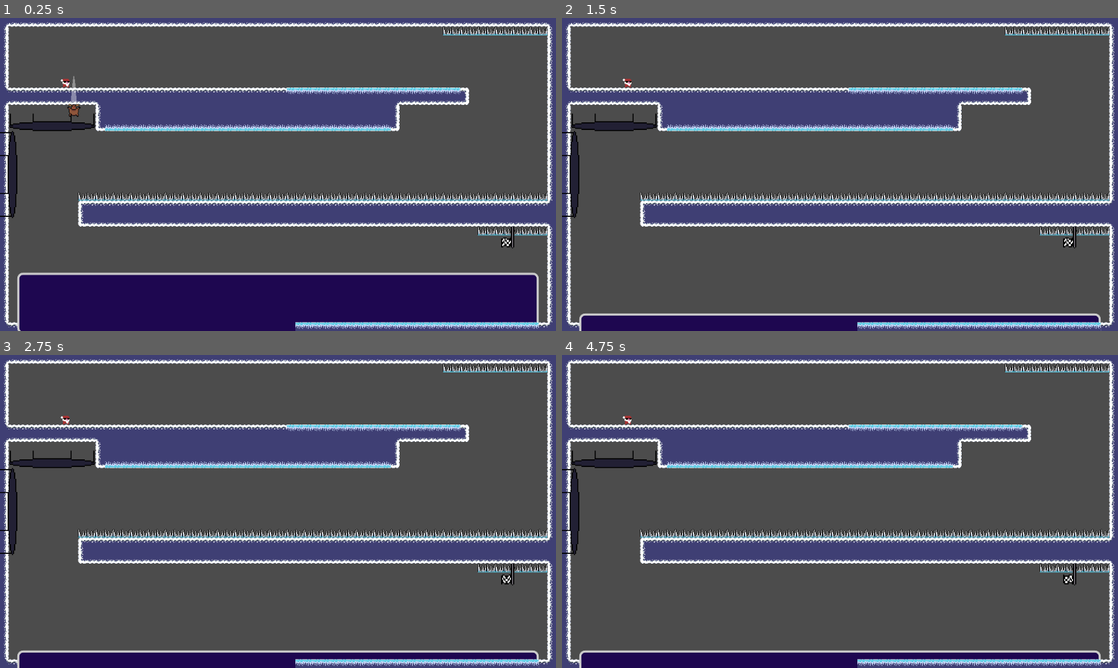
Above: before the commit, frames 1-4 (two rows, left to right).
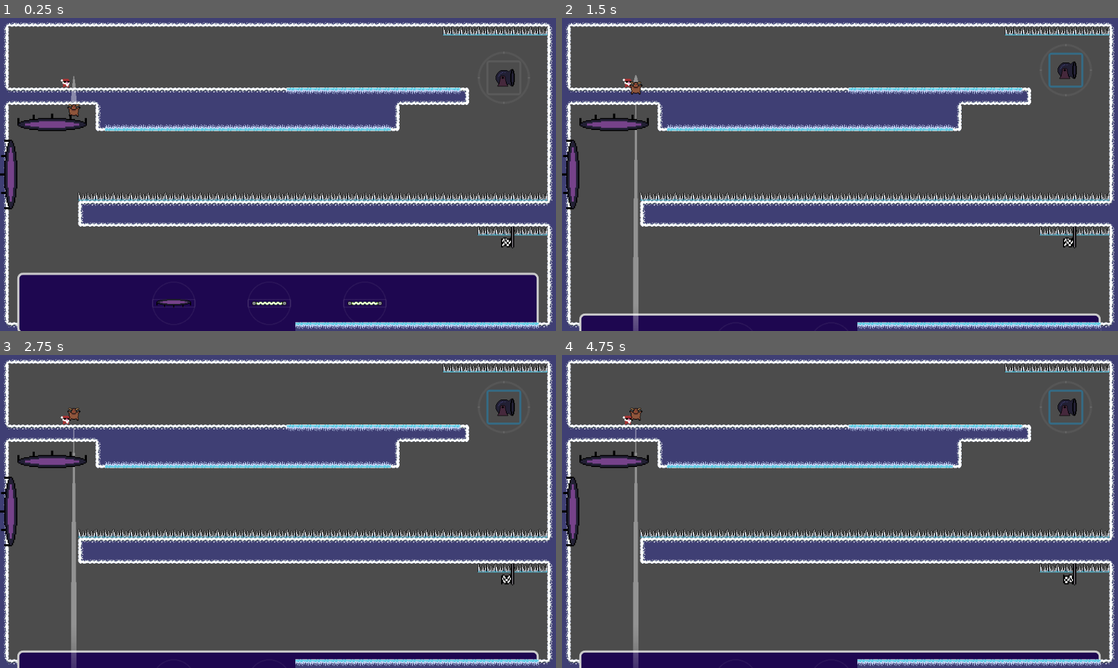
Above: after the commit, the same moments.

Repository: milanvarady/Bouncy-Deer
Game: Godot game, scene res://Levels/Level10.tscn
Two runs of this game, one before a commit and one after it. Both use one fixed random seed, a clock stepped at 60 frames per second and the inputs below. This scene is started directly instead of the project's main scene. The engine's default icon, where the game draws it, is replaced by a stand-in: a white triangle on a blue panel in a dark square.
Inputs (mouse positions are in pixels of both pictures, inside the frame that each line leads up to):
- Up to frame 1 (0.25 s): no input
- Up to frame 2 (1.5 s): click (1067, 77) at 0.52 s; click (1067, 71) at 1.27 s
- Up to frame 3 (2.75 s): click (505, 408) at 2.02 s
- Up to frame 4 (4.75 s): click (1067, 408) at 2.77 s; click (1067, 408) at 3.52 s; click (1067, 408) at 4.27 s

The runs differ from the first frame. In frame 1, 1.3% of the frame differs, in the area x 0-96%, y 10-93%; in frame 2, 1.7%; in frame 3, 1.8%, in the area x 0-96%, y 8-100%; in frame 4, 1.8%.

Commit message:
Object dock starter thing

Diff:
--- a/Base Level/BaseLevel.tscn
+++ b/Base Level/BaseLevel.tscn
@@ -45,7 +45,7 @@
 "times": PoolRealArray( 0 ),
 "transitions": PoolRealArray( 1 ),
 "update": 0,
-"values": [ Vector2( 32, 496 ) ]
+"values": [ Vector2( 32, 0 ) ]
 }
 
 [sub_resource type="Animation" id=1]
@@ -168,15 +168,15 @@
 __meta__ = {
 "_edit_use_anchors_": false
 }
+objects_path = NodePath("../../Objects")
 
 [node name="Dock" type="Panel" parent="Base/ObjectDock"]
 anchor_top = 1.0
 anchor_right = 1.0
 anchor_bottom = 1.0
 margin_left = 32.0
-margin_top = 496.0
-margin_right = 3040.0
-margin_bottom = 608.0
+margin_right = 5088.0
+margin_bottom = 112.0
 mouse_filter = 2
 theme = ExtResource( 3 )
 __meta__ = {
--- a/Base Level/ObjectDock.gd
+++ b/Base Level/ObjectDock.gd
@@ -4,8 +4,7 @@
 
 var objects_on_dock: Array = []
 var mouse_inside := false
-var initial_collect := 5
-var area_just_added := false
+var initial_collect := 0
 
 
 func _ready() -> void:
@@ -15,6 +14,14 @@
 	# This is because of a bug
 	$Dock.rect_size = Vector2(960, 112)
 	$Dock/DockAnimation.play_backwards("Open")
+
+	for object in $Dock.get_children():
+		if object.is_in_group("Objects"):
+			add_object(object)
+			object.position.y = $Dock.rect_size.y / 2
+
+	if objects_on_dock.size() == 0:
+		queue_free()
 
 
 func _process(delta: float) -> void:
@@ -36,14 +43,19 @@
 func _on_DragArea_area_entered(area: Area2D) -> void:
 	if area.is_in_group("Objects") and not objects_on_dock.has(area):
 		if (area.drag or initial_collect > 0) and not objects_on_dock.has(area):
-			area.get_node("Body").scale = Vector2(0.5, 0.5)
+			add_object(area)
 
-			area.get_parent().remove_child(area)
-			$Dock.call_deferred("add_child", area)
 
-			area_just_added = true
+func add_object(area) -> void:
+	var before_pos = area.global_position
 
-			objects_on_dock.append(area)
+	area.get_node("Body").scale = Vector2(0.5, 0.5)
+
+	area.get_parent().remove_child(area)
+	$Dock.call_deferred("add_child", area)
+#	area.set_deferred("global_position", before_pos)
+
+	objects_on_dock.append(area)
 
 
 func _on_ObjectDock_mouse_entered() -> void:
--- a/Deer/Deer.gd
+++ b/Deer/Deer.gd
@@ -37,3 +37,7 @@
 
 func _on_StopPatience_timeout() -> void:
 	stop()
+
+
+func _on_VisibilityNotifier2D_screen_exited() -> void:
+	stop()
--- a/Deer/Deer.tscn
+++ b/Deer/Deer.tscn
@@ -40,4 +40,7 @@
 [node name="StopPatience" type="Timer" parent="."]
 wait_time = 0.2
 
+[node name="VisibilityNotifier2D" type="VisibilityNotifier2D" parent="."]
+
 [connection signal="timeout" from="StopPatience" to="." method="_on_StopPatience_timeout"]
+[connection signal="screen_exited" from="VisibilityNotifier2D" to="." method="_on_VisibilityNotifier2D_screen_exited"]
--- a/DeerLauncher/DeerLauncher.gd
+++ b/DeerLauncher/DeerLauncher.gd
@@ -137,7 +137,7 @@
 	deer.position = $DeerPos.position
 	deer.connect("stopped", self, "_on_Deer_stopped")
 
-	add_child(deer)
+	call_deferred("add_child", deer)
 
 	$StuckPopup.hide()
 	$Timeout.stop()
--- a/Levels/Level10.tscn
+++ b/Levels/Level10.tscn
@@ -12,7 +12,16 @@
 tile_data = PoolIntArray( -131075, 0, 0, -131074, 0, 1, -131073, 0, 1, -196608, 0, 1, -196607, 0, 1, -196606, 0, 1, -19 …(22412 unchanged characters)…
 
 [node name="Dock" parent="Base/ObjectDock" index="0"]
-margin_right = 3040.0
+margin_right = 10208.0
+
+[node name="BouncePad2" parent="Base/ObjectDock/Dock" index="2" instance=ExtResource( 2 )]
+position = Vector2( 288, -446 )
+
+[node name="GravitySwitcher" parent="Base/ObjectDock/Dock" index="3" instance=ExtResource( 3 )]
+position = Vector2( 464, -446 )
+
+[node name="GravitySwitcher2" parent="Base/ObjectDock/Dock" index="4" instance=ExtResource( 3 )]
+position = Vector2( 640, -442 )
 
 [node name="Goal" parent="Base" index="2"]
 position = Vector2( 944, 384 )
@@ -58,14 +67,7 @@
 movable = false
 rotatable = false
 
-[node name="BouncePad2" parent="Objects" index="5" instance=ExtResource( 2 )]
-position = Vector2( 320, 514 )
+[node name="Cannon" parent="Objects" index="5" instance=ExtResource( 5 )]
+position = Vector2( 928, 110 )
 
-[node name="GravitySwitcher" parent="Objects" index="6" instance=ExtResource( 3 )]
-position = Vector2( 496, 514 )
-
-[node name="GravitySwitcher2" parent="Objects" index="7" instance=ExtResource( 3 )]
-position = Vector2( 672, 518 )
-
-[node name="Cannon" parent="Objects" index="8" instance=ExtResource( 5 )]
-position = Vector2( 864, 514 )
+[connection signal="area_exited" from="Base/ObjectDock/Dock/DragArea" to="Base/ObjectDock" method="_on_DragArea_area_exited"]
--- a/Levels/Level2.tscn
+++ b/Levels/Level2.tscn
@@ -12,7 +12,9 @@
 objects_path = NodePath("../../Objects")
 
 [node name="Dock" parent="Base/ObjectDock" index="0"]
-margin_right = 9184.0
+margin_top = 496.0
+margin_right = 10208.0
+margin_bottom = 608.0
 
 [node name="Goal" parent="Base" index="2"]
 position = Vector2( 288, 256 )
@@ -26,4 +28,10 @@
 movable = false
 rotatable = false
 
+[node name="Panel" parent="UI/EndScreen" index="0"]
+margin_left = 352.0
+margin_top = 64.0
+margin_right = 704.0
+margin_bottom = 512.0
+
 [connection signal="area_exited" from="Base/ObjectDock/Dock/DragArea" to="Base/ObjectDock" method="_on_DragArea_area_exited"]
--- a/Objects/Bounce Pad/Bounce.gd
+++ b/Objects/Bounce Pad/Bounce.gd
@@ -2,9 +2,19 @@
 
 export var force := 1200
 
+
+func _ready() -> void:
+	$AnimatedSprite.frame = 0
+
+
 func _on_BounceArea_body_entered(body: Node) -> void:
 	if body.is_in_group("Deer"):
 		body.apply_central_impulse(Vector2(0, force).rotated(global_rotation))
-		print(Vector2(0, force).rotated(global_rotation))
+#		print(Vector2(0, force).rotated(global_rotation))
+		$AnimatedSprite.play("Bounce")
+		$BounceSound.play()
 
-	pass
+
+func _on_AnimatedSprite_animation_finished() -> void:
+	$AnimatedSprite.stop()
+	$AnimatedSprite.frame = 0
--- a/Objects/Bounce Pad/BouncePad.tscn
+++ b/Objects/Bounce Pad/BouncePad.tscn
@@ -1,8 +1,13 @@
-[gd_scene load_steps=8 format=2]
+[gd_scene load_steps=14 format=2]
 
-[ext_resource path="res://Objects/Bounce Pad/bounce_pad.png" type="Texture" id=1]
+[ext_resource path="res://Objects/Bounce Pad/Animation/bounce_pad_1.png" type="Texture" id=1]
 [ext_resource path="res://Objects/Movable Object/MovableObject.tscn" type="PackedScene" id=2]
 [ext_resource path="res://Objects/Bounce Pad/Bounce.gd" type="Script" id=3]
+[ext_resource path="res://Objects/Bounce Pad/Animation/bounce_pad_4.png" type="Texture" id=4]
+[ext_resource path="res://Objects/Bounce Pad/Animation/bounce_pad_5.png" type="Texture" id=5]
+[ext_resource path="res://Objects/Bounce Pad/Animation/bounce_pad_3.png" type="Texture" id=6]
+[ext_resource path="res://Objects/Bounce Pad/Animation/bounce_pad_2.png" type="Texture" id=7]
+[ext_resource path="res://Objects/Bounce Pad/bounce.wav" type="AudioStream" id=8]
 
 [sub_resource type="PhysicsMaterial" id=3]
 friction = 0.0
@@ -14,17 +19,21 @@
 [sub_resource type="RectangleShape2D" id=4]
 extents = Vector2( 80, 8 )
 
+[sub_resource type="SpriteFrames" id=5]
+animations = [ {
+"frames": [ ExtResource( 1 ), ExtResource( 7 ), ExtResource( 6 ), ExtResource( 4 ), ExtResource( 5 ) ],
+"loop": false,
+"name": "Bounce",
+"speed": 15.0
+} ]
+
 [sub_resource type="RectangleShape2D" id=2]
 extents = Vector2( 80, 12 )
 
 [node name="BouncePad" instance=ExtResource( 2 )]
 input_pickable = false
 
-[node name="Sprite" type="Sprite" parent="Body" index="0"]
-scale = Vector2( 2, 2 )
-texture = ExtResource( 1 )
-
-[node name="TopSide" type="StaticBody2D" parent="Body" index="1"]
+[node name="TopSide" type="StaticBody2D" parent="Body" index="0"]
 physics_material_override = SubResource( 3 )
 script = ExtResource( 3 )
 
@@ -38,10 +47,20 @@
 position = Vector2( 0, -16 )
 shape = SubResource( 4 )
 
-[node name="StaticBody2D" type="StaticBody2D" parent="Body" index="2"]
+[node name="AnimatedSprite" type="AnimatedSprite" parent="Body/TopSide" index="2"]
+scale = Vector2( 2, 2 )
+frames = SubResource( 5 )
+animation = "Bounce"
+frame = 4
+
+[node name="BounceSound" type="AudioStreamPlayer" parent="Body/TopSide" index="3"]
+stream = ExtResource( 8 )
+
+[node name="StaticBody2D" type="StaticBody2D" parent="Body" index="1"]
 
 [node name="CollisionShape2D" type="CollisionShape2D" parent="Body/StaticBody2D" index="0"]
 position = Vector2( 0, 4 )
 shape = SubResource( 2 )
 
 [connection signal="body_entered" from="Body/TopSide/BounceArea" to="Body/TopSide" method="_on_BounceArea_body_entered"]
+[connection signal="animation_finished" from="Body/TopSide/AnimatedSprite" to="Body/TopSide" method="_on_AnimatedSprite_animation_finished"]
--- a/Objects/Cannon/Barrel.gd
+++ b/Objects/Cannon/Barrel.gd
@@ -8,16 +8,22 @@
 
 
 func _on_Barrel_body_entered(body: Node) -> void:
-	if body.is_in_group("Deer"):
+	if body.is_in_group("Deer") and not $ShootAnimation.is_playing():
 		body.sleeping = true
-		body.hide()
+		body.global_position = global_position
+#		body.hide()
+		body.set_physics_process(false)
+
 		deer = body
-		shoot()
+
+		$ShootAnimation.play("Shoot")
 
 
 func shoot() -> void:
 	if deer != null:
-		deer.show()
-		deer.apply_central_impulse(Vector2(0, -force).rotated(global_rotation))
-		print(Vector2(0, -force).rotated(global_rotation))
+#		deer.show()
+		deer.set_physics_process(true)
+		deer.global_position = global_position
+		deer.apply_central_impulse(Vector2(force, 0).rotated(global_rotation))
+#		print(Vector2(force, 0).rotated(global_rotation))
 		deer = null
--- a/Objects/Cannon/Cannon.tscn
+++ b/Objects/Cannon/Cannon.tscn
@@ -1,12 +1,97 @@
-[gd_scene load_steps=4 format=2]
+[gd_scene load_steps=11 format=2]
 
 [ext_resource path="res://Objects/Movable Object/MovableObject.tscn" type="PackedScene" id=1]
 [ext_resource path="res://Objects/Cannon/Barrel.gd" type="Script" id=2]
+[ext_resource path="res://Objects/Cannon/cannon_base.png" type="Texture" id=3]
+[ext_resource path="res://Objects/Cannon/cannon_barrel.png" type="Texture" id=4]
+[ext_resource path="res://Objects/Cannon/cannon_shot.wav" type="AudioStream" id=5]
+[ext_resource path="res://Objects/Cannon/cannon_load.wav" type="AudioStream" id=6]
+
+[sub_resource type="RectangleShape2D" id=4]
+extents = Vector2( 32, 32 )
 
 [sub_resource type="RectangleShape2D" id=1]
 extents = Vector2( 32, 32 )
 
+[sub_resource type="Animation" id=2]
+length = 0.01
+tracks/0/type = "value"
+tracks/0/path = NodePath("CannonBarrel:scale")
+tracks/0/interp = 1
+tracks/0/loop_wrap = true
+tracks/0/imported = false
+tracks/0/enabled = true
+tracks/0/keys = {
+"times": PoolRealArray( 0 ),
+"transitions": PoolRealArray( 1 ),
+"update": 0,
+"values": [ Vector2( 1, 1 ) ]
+}
+
+[sub_resource type="Animation" id=3]
+resource_name = "Shoot"
+length = 3.0
+tracks/0/type = "value"
+tracks/0/path = NodePath("CannonBarrel:scale")
+tracks/0/interp = 1
+tracks/0/loop_wrap = true
+tracks/0/imported = false
+tracks/0/enabled = true
+tracks/0/keys = {
+"times": PoolRealArray( 0, 0.3, 0.6, 1.3, 1.8 ),
+"transitions": PoolRealArray( 0.287175, 3.4822, 4.00001, 0.307786, 1 ),
+"update": 0,
+"values": [ Vector2( 1, 1 ), Vector2( 0.8, 1.2 ), Vector2( 1, 1 ), Vector2( 1.5, 0.6 ), Vector2( 1, 1 ) ]
+}
+tracks/1/type = "audio"
+tracks/1/path = NodePath("CannonShot")
+tracks/1/interp = 1
+tracks/1/loop_wrap = true
+tracks/1/imported = false
+tracks/1/enabled = true
+tracks/1/keys = {
+"clips": [ {
+"end_offset": 0.0,
+"start_offset": 0.0,
+"stream": ExtResource( 6 )
+}, {
+"end_offset": 0.0,
+"start_offset": 0.0,
+"stream": ExtResource( 5 )
+} ],
+"times": PoolRealArray( 0, 1.2 )
+}
+tracks/2/type = "method"
+tracks/2/path = NodePath(".")
+tracks/2/interp = 1
+tracks/2/loop_wrap = true
+tracks/2/imported = false
+tracks/2/enabled = true
+tracks/2/keys = {
+"times": PoolRealArray( 1.3 ),
+"transitions": PoolRealArray( 1 ),
+"values": [ {
+"args": [  ],
+"method": "shoot"
+} ]
+}
+
 [node name="Cannon" instance=ExtResource( 1 )]
+
+[node name="ObjectShape" parent="." index="0"]
+shape = SubResource( 4 )
+
+[node name="RotateButton" parent="Body/Handles" index="0"]
+margin_left = 32.0
+margin_top = 32.0
+margin_right = -32.0
+margin_bottom = -32.0
+
+[node name="MoveButton" parent="Body/Handles" index="1"]
+margin_left = 48.0
+margin_top = -16.0
+margin_right = -48.0
+margin_bottom = 16.0
 
 [node name="Barrel" type="Area2D" parent="Body" index="1"]
 script = ExtResource( 2 )
@@ -14,4 +99,17 @@
 [node name="CollisionShape2D" type="CollisionShape2D" parent="Body/Barrel" index="0"]
 shape = SubResource( 1 )
 
+[node name="CannonBarrel" type="Sprite" parent="Body/Barrel" index="1"]
+texture = ExtResource( 4 )
+
+[node name="ShootAnimation" type="AnimationPlayer" parent="Body/Barrel" index="2"]
+anims/RESET = SubResource( 2 )
+anims/Shoot = SubResource( 3 )
+
+[node name="CannonShot" type="AudioStreamPlayer" parent="Body/Barrel" index="3"]
+stream = ExtResource( 5 )
+
+[node name="CannonBase" type="Sprite" parent="." index="4"]
+texture = ExtResource( 3 )
+
 [connection signal="body_entered" from="Body/Barrel" to="Body/Barrel" method="_on_Barrel_body_entered"]
--- a/Objects/Fan/Fan.tscn
+++ b/Objects/Fan/Fan.tscn
@@ -1,12 +1,53 @@
-[gd_scene load_steps=4 format=2]
+[gd_scene load_steps=18 format=2]
 
 [ext_resource path="res://Objects/Fan/Fan.gd" type="Script" id=1]
 [ext_resource path="res://Objects/Movable Object/MovableObject.tscn" type="PackedScene" id=2]
+[ext_resource path="res://Objects/Fan/Animation/fan_6.png" type="Texture" id=3]
+[ext_resource path="res://Objects/Fan/Animation/fan_7.png" type="Texture" id=4]
+[ext_resource path="res://Objects/Fan/Animation/fan_9.png" type="Texture" id=5]
+[ext_resource path="res://Objects/Fan/Animation/fan_10.png" type="Texture" id=6]
+[ext_resource path="res://Objects/Fan/Animation/fan_1.png" type="Texture" id=7]
+[ext_resource path="res://Objects/Fan/Animation/fan_2.png" type="Texture" id=8]
+[ext_resource path="res://Objects/Fan/Animation/fan_3.png" type="Texture" id=9]
+[ext_resource path="res://Objects/Fan/Animation/fan_4.png" type="Texture" id=10]
+[ext_resource path="res://Objects/Fan/Animation/fan_8.png" type="Texture" id=11]
+[ext_resource path="res://Objects/Fan/Animation/fan_5.png" type="Texture" id=12]
+
+[sub_resource type="RectangleShape2D" id=2]
+extents = Vector2( 48, 16 )
 
 [sub_resource type="RectangleShape2D" id=1]
 extents = Vector2( 32, 128 )
 
+[sub_resource type="SpriteFrames" id=3]
+animations = [ {
+"frames": [ ExtResource( 7 ), ExtResource( 8 ), ExtResource( 9 ), ExtResource( 10 ), ExtResource( 12 ), ExtResource( 3 ), ExtResource( 4 ), ExtResource( 11 ), ExtResource( 5 ), ExtResource( 6 ) ],
+"loop": true,
+"name": "Spin",
+"speed": 40.0
+} ]
+
+[sub_resource type="Curve" id=4]
+_data = [ Vector2( 0, 1 ), 0.0, 0.0, 0, 0, Vector2( 1, 0.698198 ), 0.0, 0.0, 0, 0 ]
+
+[sub_resource type="Gradient" id=5]
+offsets = PoolRealArray( 0, 0.19837, 0.817935, 1 )
+colors = PoolColorArray( 0.152941, 0.152941, 0.152941, 0, 1, 1, 1, 1, 1, 1, 1, 1, 1, 1, 1, 0 )
+
 [node name="Fan" instance=ExtResource( 2 )]
+
+[node name="ObjectShape" parent="." index="0"]
+shape = SubResource( 2 )
+
+[node name="RotateButton" parent="Body/Handles" index="0"]
+margin_left = 32.0
+margin_top = 32.0
+margin_right = -32.0
+margin_bottom = -32.0
+
+[node name="MoveButton" parent="Body/Handles" index="1"]
+margin_left = 32.0
+margin_right = -32.0
 
 [node name="Area2D" type="Area2D" parent="Body" index="1"]
 monitorable = false
@@ -16,5 +57,22 @@
 position = Vector2( 0, -128 )
 shape = SubResource( 1 )
 
+[node name="AnimatedSprite" type="AnimatedSprite" parent="Body/Area2D" index="1"]
+frames = SubResource( 3 )
+animation = "Spin"
+frame = 8
+playing = true
+
+[node name="CPUParticles2D" type="CPUParticles2D" parent="Body/Area2D" index="2"]
+amount = 20
+emission_shape = 2
+emission_rect_extents = Vector2( 32, 1 )
+gravity = Vector2( 0, -500 )
+linear_accel = 100.0
+scale_amount = 3.0
+scale_amount_random = 1.0
+scale_amount_curve = SubResource( 4 )
+color_ramp = SubResource( 5 )
+
 [connection signal="body_entered" from="Body/Area2D" to="Body/Area2D" method="_on_Area2D_body_entered"]
 [connection signal="body_exited" from="Body/Area2D" to="Body/Area2D" method="_on_Area2D_body_exited"]
--- a/Objects/Gravity switcher/GravitySwitcher.gd
+++ b/Objects/Gravity switcher/GravitySwitcher.gd
@@ -1,4 +1,8 @@
 extends Area2D
+
+
+func _ready() -> void:
+	$AnimatedSprite.play("Flow")
 
 
 func _on_Area2D_body_entered(body: Node) -> void:
--- a/Objects/Gravity switcher/GravitySwitcher.tscn
+++ b/Objects/Gravity switcher/GravitySwitcher.tscn
@@ -1,17 +1,43 @@
-[gd_scene load_steps=4 format=2]
+[gd_scene load_steps=12 format=2]
 
 [ext_resource path="res://Objects/Gravity switcher/GravitySwitcher.gd" type="Script" id=1]
 [ext_resource path="res://Objects/Movable Object/MovableObject.tscn" type="PackedScene" id=2]
+[ext_resource path="res://Objects/Gravity switcher/Animation/gavity_switch_1.png" type="Texture" id=3]
+[ext_resource path="res://Objects/Gravity switcher/Animation/gavity_switch_2.png" type="Texture" id=4]
+[ext_resource path="res://Objects/Gravity switcher/Animation/gavity_switch_3.png" type="Texture" id=5]
+[ext_resource path="res://Objects/Gravity switcher/Animation/gavity_switch_4.png" type="Texture" id=6]
+[ext_resource path="res://Objects/Gravity switcher/Animation/gavity_switch_5.png" type="Texture" id=7]
+[ext_resource path="res://Objects/Gravity switcher/Animation/gavity_switch_6.png" type="Texture" id=8]
+
+[sub_resource type="RectangleShape2D" id=2]
+extents = Vector2( 64, 16 )
 
 [sub_resource type="RectangleShape2D" id=1]
-extents = Vector2( 64, 10 )
+extents = Vector2( 64, 32 )
+
+[sub_resource type="SpriteFrames" id=3]
+animations = [ {
+"frames": [ ExtResource( 3 ), ExtResource( 4 ), ExtResource( 5 ), ExtResource( 6 ), ExtResource( 7 ), ExtResource( 8 ) ],
+"loop": true,
+"name": "Flow",
+"speed": 15.0
+} ]
 
 [node name="GravitySwitcher" instance=ExtResource( 2 )]
 
-[node name="Area2D" type="Area2D" parent="Body" index="1"]
+[node name="ObjectShape" parent="." index="0"]
+shape = SubResource( 2 )
+
+[node name="SwitchArea" type="Area2D" parent="Body" index="1"]
 script = ExtResource( 1 )
 
-[node name="CollisionShape2D" type="CollisionShape2D" parent="Body/Area2D" index="0"]
+[node name="CollisionShape2D" type="CollisionShape2D" parent="Body/SwitchArea" index="0"]
 shape = SubResource( 1 )
 
-[connection signal="body_entered" from="Body/Area2D" to="Body/Area2D" method="_on_Area2D_body_entered"]
+[node name="AnimatedSprite" type="AnimatedSprite" parent="Body/SwitchArea" index="1"]
+scale = Vector2( 2, 2 )
+frames = SubResource( 3 )
+animation = "Flow"
+frame = 5
+
+[connection signal="body_entered" from="Body/SwitchArea" to="Body/SwitchArea" method="_on_Area2D_body_entered"]
Binary file added: Objects/Bounce Pad/Animation/bounce_pad_1.png
Not shown, added: Objects/Bounce Pad/Animation/bounce_pad_1.png.import
Binary file added: Objects/Bounce Pad/Animation/bounce_pad_2.png
Not shown, added: Objects/Bounce Pad/Animation/bounce_pad_2.png.import
Binary file added: Objects/Bounce Pad/Animation/bounce_pad_3.png
Not shown, added: Objects/Bounce Pad/Animation/bounce_pad_3.png.import
Binary file added: Objects/Bounce Pad/Animation/bounce_pad_4.png
Not shown, added: Objects/Bounce Pad/Animation/bounce_pad_4.png.import
Binary file added: Objects/Bounce Pad/Animation/bounce_pad_5.png
Not shown, added: Objects/Bounce Pad/Animation/bounce_pad_5.png.import
Not shown, added: Objects/Bounce Pad/bounce.wav.import
Binary file added: Objects/Button and Door/Animation/button_1.png
(and 47 more such lines)
